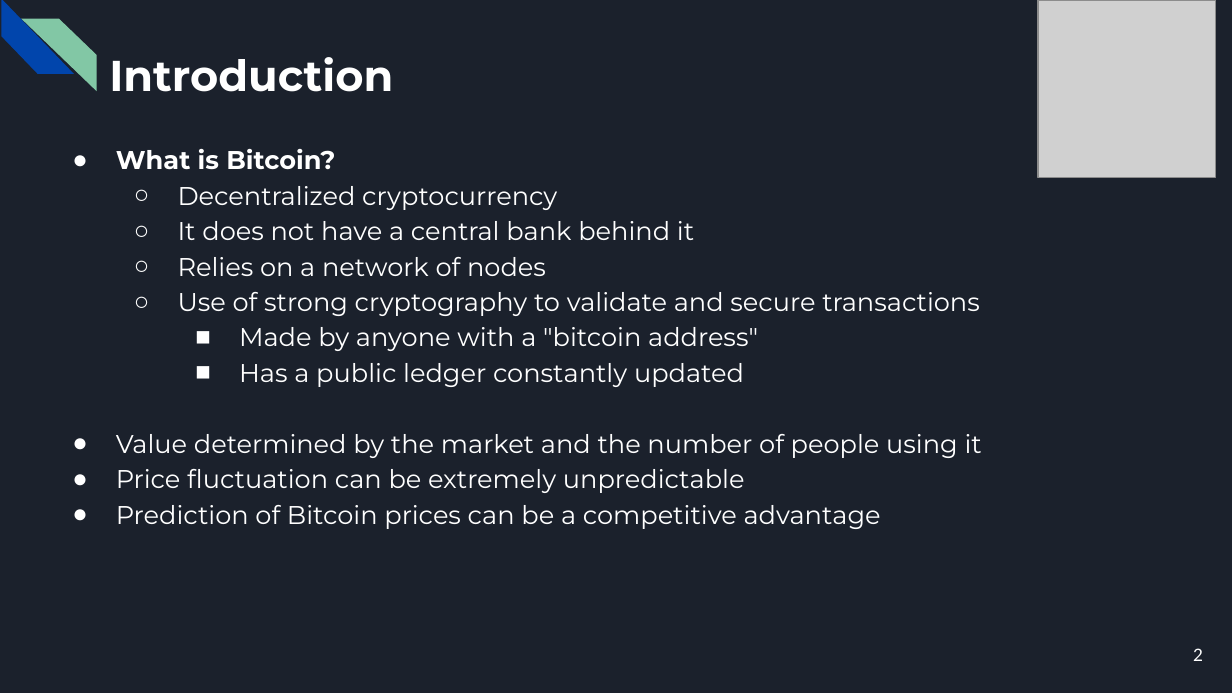
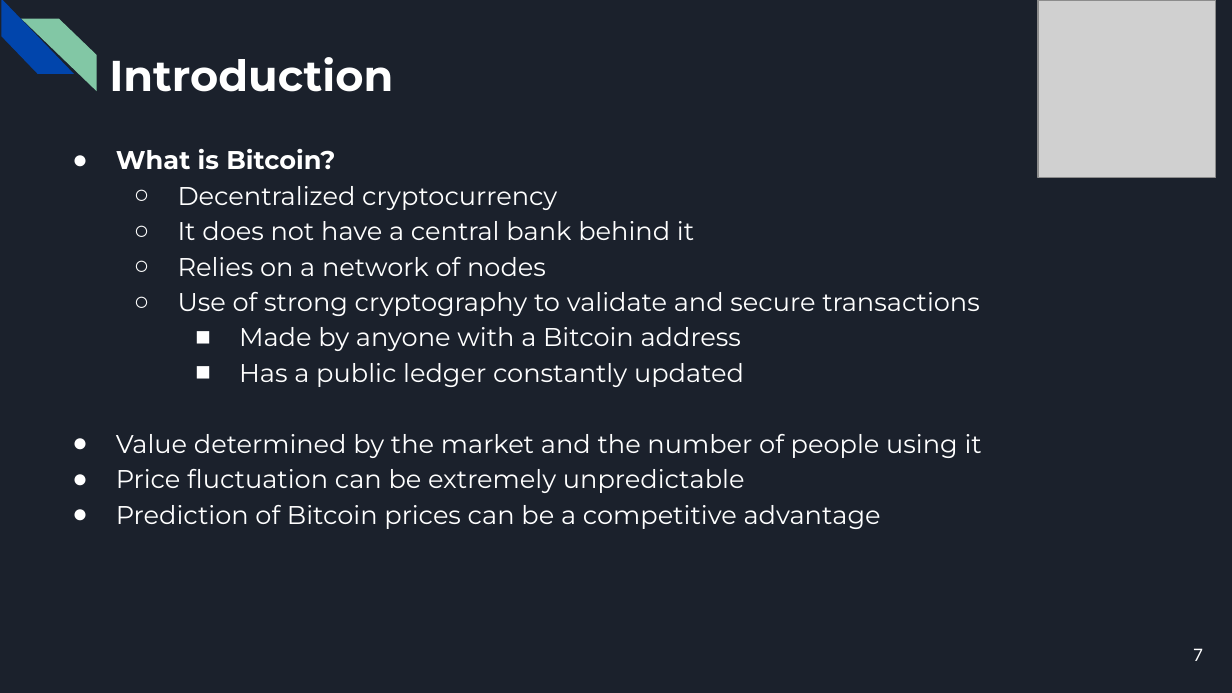
Before and after one commit to CorsiDanilo/bitcoin-price-prediction-with-pyspark, a slide deck: slide 7 of presentation/presentation.pptx (slide 2 before the commit). Drawn at 1232x693 pixels with LibreOffice and Linux fonts; fonts in the diff are those of the drawing; grey boxes stand for pictures. Boxes give left, top, right and bottom in pixels: in the first picture for what was removed or moved away, otherwise in the second. Text is boxed around its words. In the diff, an @@ line names an element or a change of style, - is before the commit and + after.

```diff
--- a/presentation/presentation.pptx
+++ b/presentation/presentation.pptx
@@ text at bbox=[239, 327, 741, 351]: text changed @@
-    ■ Made by anyone with a "bitcoin address"
+    ■ Made by anyone with a Bitcoin address
@@ page number at bbox=[1193, 648, 1203, 661]: text changed @@
-2
+7
```
Also in this commit, not shown: 13 other slides changed, 5 slides added.
